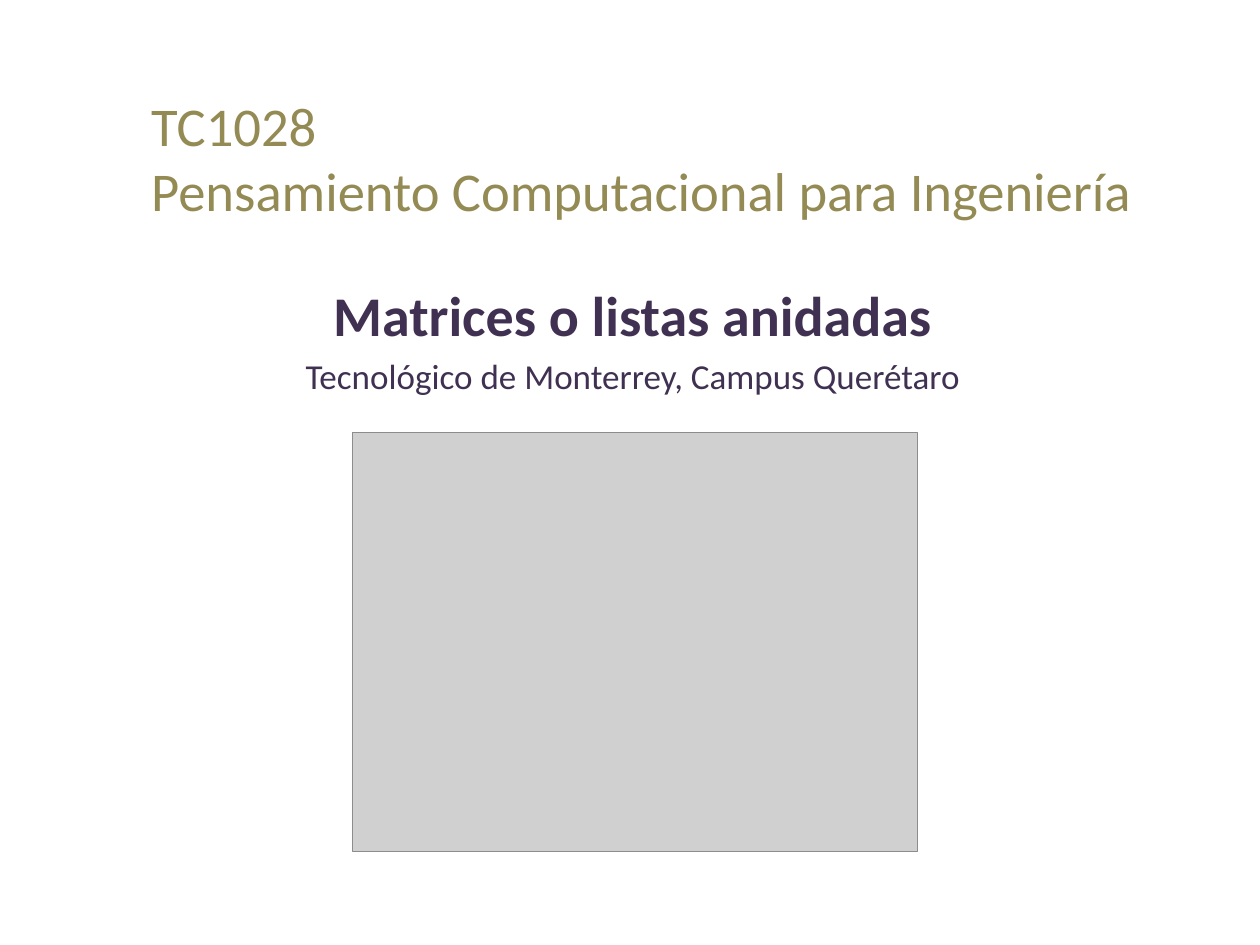
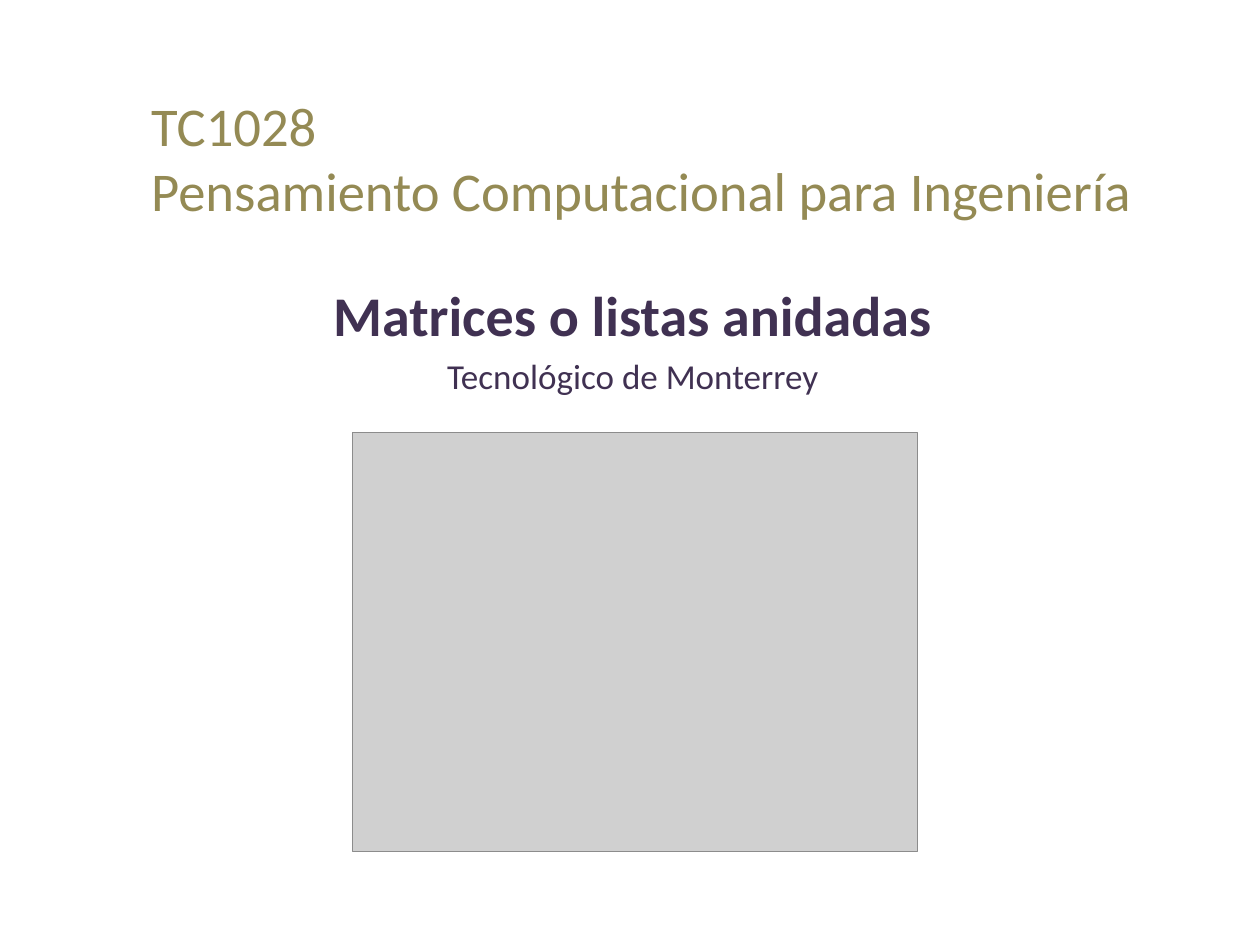
Before and after one commit to lizetheP/PensamientoC, a slide deck: slide 1 of calendario/documentos/8_Matrices.pptx. Drawn at 1260x945 pixels with LibreOffice and Linux fonts; fonts in the diff are those of the drawing; grey boxes stand for pictures. Boxes give left, top, right and bottom in pixels: in the first picture for what was removed or moved away, otherwise in the second. Text is boxed around its words. In the diff, an @@ line names an element or a change of style, - is before the commit and + after.

```diff
--- a/calendario/documentos/8_Matrices.pptx
+++ b/calendario/documentos/8_Matrices.pptx
@@ subtitle at [447, 364, 818, 395]: text changed @@
-Tecnológico de Monterrey, Campus Querétaro
+Tecnológico de Monterrey
```
Also in this commit, not shown: 6 other files.
